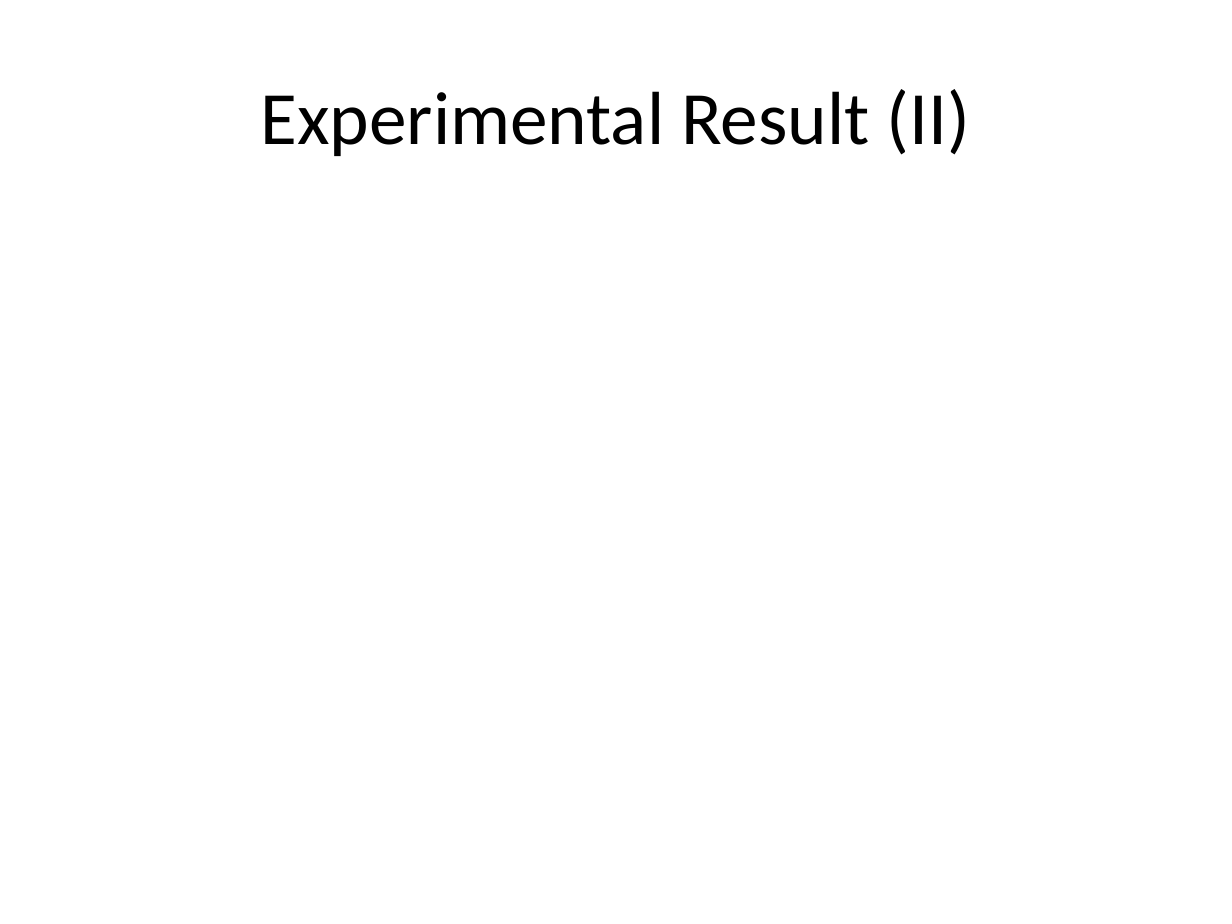
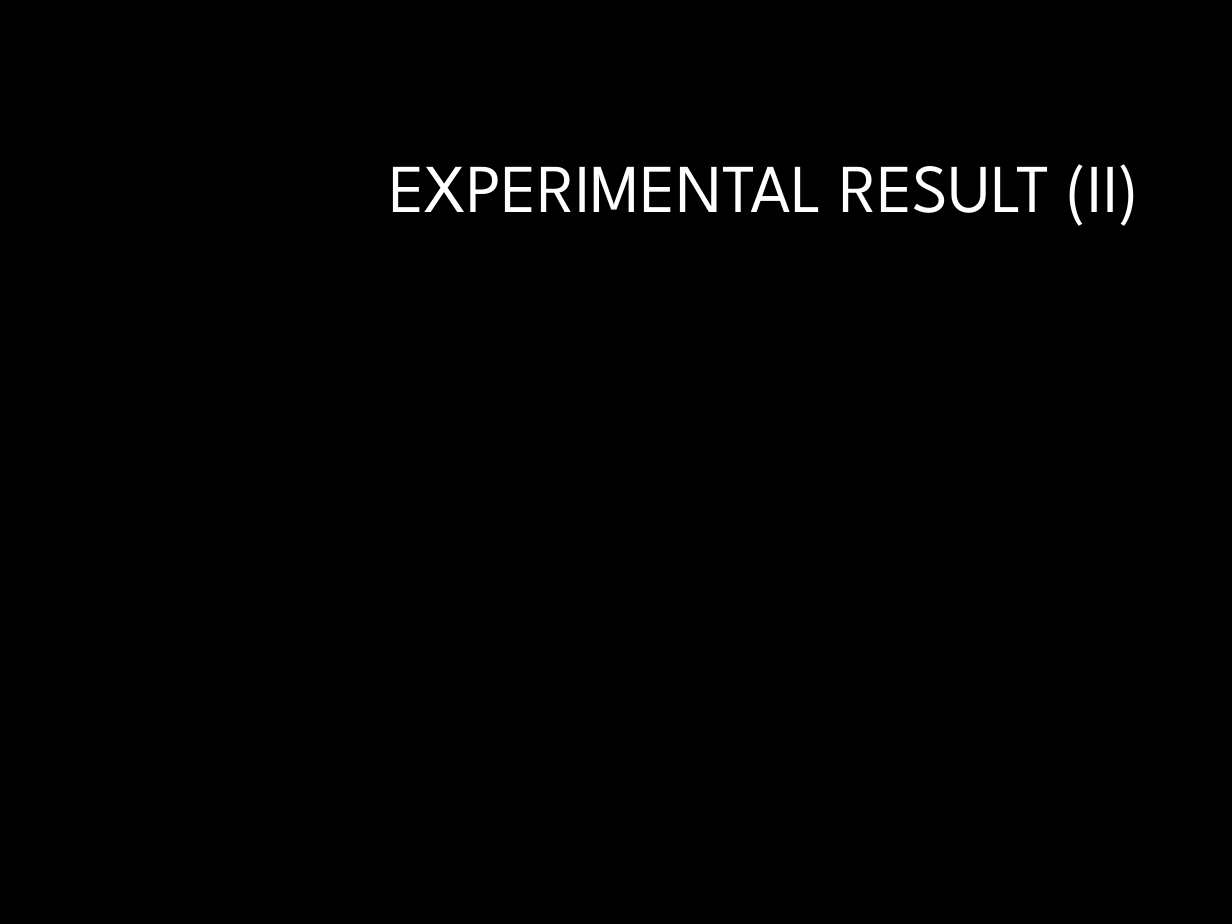
Before and after one commit to luk036/ellipsoid-method, a slide deck: slide 57 of temp4.pptx. Drawn at 1232x924 pixels with LibreOffice and Linux fonts; fonts in the diff are those of the drawing; background and template pictures are left out. Boxes give left, top, right and bottom in pixels: in the first picture for what was removed or moved away, otherwise in the second. Text is boxed around its words. In the diff, an @@ line names an element or a change of style, - is before the commit and + after.

```diff
--- a/temp4.pptx
+++ b/temp4.pptx
@@ background #FFFFFF to #000000 @@
@@ title at (x1=389, y1=164, x2=1140, y2=226): text changed; size 44 to 40 pt; font Calibri to League Spartan; text colour #000000 to #FFFFFF @@
-Experimental Result (II)
+EXPERIMENTAL RESULT (II)
```
Also in this commit, not shown: 62 other slides changed, 2 other files.
